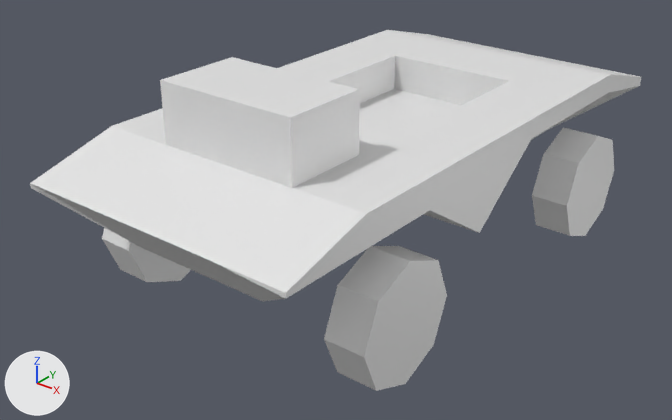
Two versions of the Blender file assets/basic_buggy.blend, one commit apart.
The view is the same before and after, from a 50 mm camera at (8.7, -12.06, 7.98) aimed at (-0.31, -0.79, 1.0). Lighting does not change. The marker at lower left points along +X, +Y and +Z.

In view in the first picture: 'Chassis', 'Wheel'.
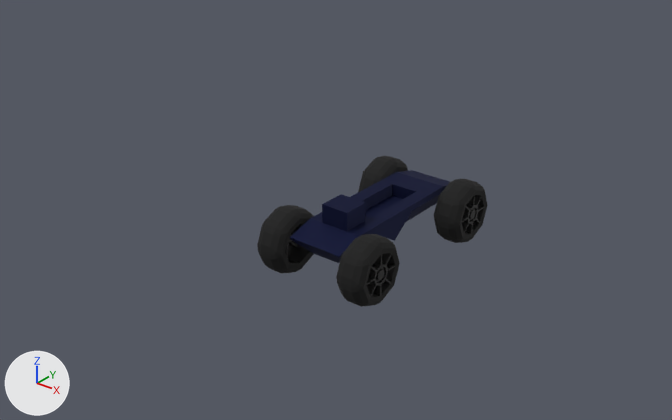
Commit message: Upgrade buggy wheels

Boxes [x1, y1, x2, y2] around the edits, measured in the pictures (672 x 420 px):
'Chassis', recoloured, mesh rescaled (74% narrower, 65% shorter)
    before: [30, 30, 641, 301]
    after: [290, 170, 450, 263]
'Wheel', reshaped, moved
    before: [102, 127, 614, 391]
    after: [257, 156, 487, 307]

The edits, one by one:
Material 'Rims' (mat_rims) is new.
Its base color is (0.0311, 0.0311, 0.0311) (black #313131).
Its metallic is 0.683.
Its roughness is 0.658.
Material 'Tyre' (mat_tyre) is new.
Its base color is (0.00364, 0.00364, 0.00364) (black #0c0c0c).
Its roughness is 0.875.
Material 'Chassis' (mat_chassis) is new.
Its base color is (0.0122, 0.0163, 0.0637) (dark blue #1d2247).
Its metallic is 0.892.
Its roughness is 0.717.
me_chassis has 94 vertices, 92 faces and spans x -2.47..2.47, y -5.19..5.19, z 1.43..3.85.
me_chassis is used by ob_chassis; location (0.0, 0.0, 0.0); rotation (0.0, 0.0, 3.142), in degrees (0, 0, 180).
me_chassis no longer uses material mat_material (white #e7e7e7).
me_chassis part 1: the whole mesh is scaled about its middle by (0.214, 0.347, 0.347), then moved by (0.0, -0.05, -1.78).
me_chassis now uses material mat_chassis (dark blue #1d2247).
me_cube_001 is used by ob_wheel; parent ob_chassis; location (2.332, -2.929, 0.953).
me_cube_001 had 16 vertices, 10 faces and spanned x -0.34..0.34, y -1.0..1.0, z -1.0..1.0.
me_cube_001 no longer uses material mat_material (white #e7e7e7).
me_cube_001 now has 264 vertices, 266 faces and spans x -0.36..0.19, y -0.59..0.59, z -0.59..0.59.
me_cube_001 part 2: the whole mesh is rebuilt.
me_cube_001 now uses material mat_tyre (black #0c0c0c).
me_cube_001 now uses material mat_rims (black #313131).
Object 'Wheel' (ob_wheel) moves from (2.332, -2.929, 0.953) to (0.951, -1.414, 0.504).
